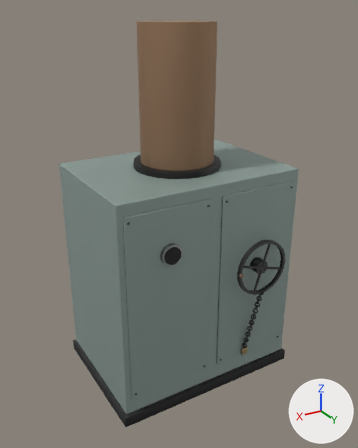
One commit to the glTF model assets/models/props/filter_unit.glb: the scene before it, then after it.
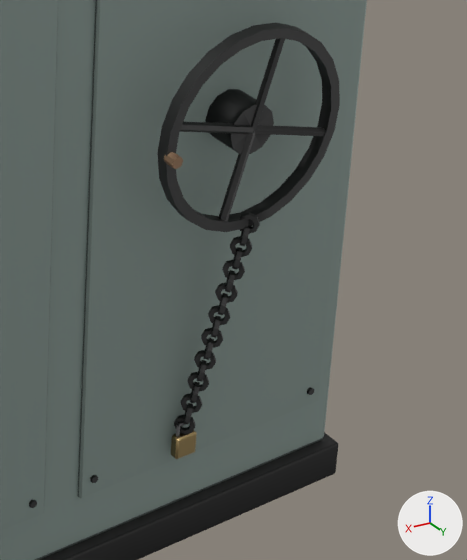
There are two pictures of each version: one whole from a camera (50 mm lens) standing at (1.69, 2.84, 2.56) and looking at (0.03, 0.07, 1.17), one close up on the part from 55% to 89% of the width and 52% to 85% of the height. Arrows for +X, +Y and +Z are at lower right; the lights stay in place. The older version's two pictures come first. Vertices at exactly the same position are counted once.

The first close-up shows 'static'.
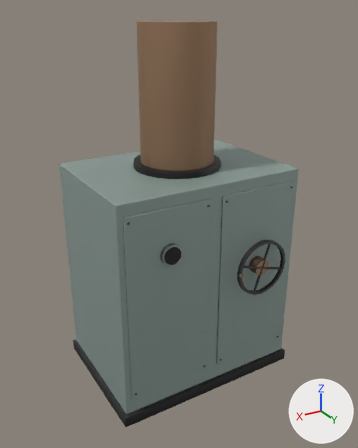
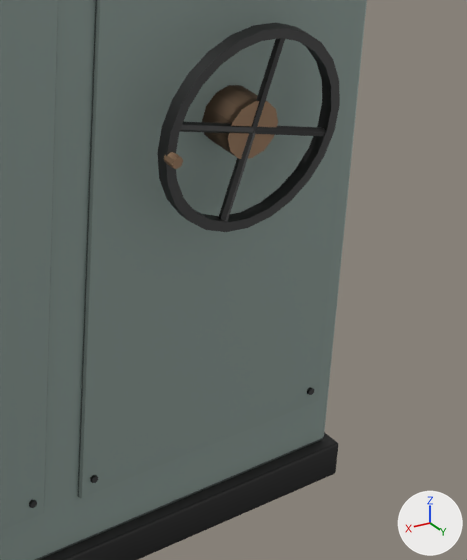
Location of each change, (x1, y1, x2, y2) in pixels of the close-ups (467 x 560 px):
```json
{"part": 1, "of": "me_static", "change": "deleted", "before": [171, 212, 260, 459]}
{"part": 2, "of": "me_static", "change": "added", "after": [202, 85, 278, 159], "on screen": "brown"}
{"part": 3, "of": "me_static", "change": "edited", "before": [34, 16, 321, 502], "after": [34, 16, 321, 502], "on screen": "looks the same"}
```

Scene script edits in JSON lines:
```json
{"block": "me_static", "where": "# used by ob_static; location = (0.0, 0.0, 0.0)"}
{"op": "remove", "block": "me_static", "code": "me_static.from_pydata(...)  # 1287 vertices, 2484 faces; spans x -0.7..0.7, y -0.5..0.59, z 0.0..2.5"}
{"op": "add", "block": "me_static", "code": "me_static.from_pydata(...)  # 640 vertices, 1200 faces; spans x -0.7..0.7, y -0.5..0.59, z 0.0..2.5"}
{"block": "me_static", "change": "me_static part 1: 21 loose pieces with 672 vertices, spanning x -0.36..-0.25, y 0.49..0.59, z 0.23..0.78, are deleted"}
{"block": "me_static", "change": "me_static part 2"}
{"block": "me_static", "change": "13 vertices are added at x -0.4..-0.28, y 0.49..0.56, z 0.89..1.01"}
{"block": "me_static", "change": "12 new vertices lie (0.0, 0.07, 0.0) away from vertices in x -0.4..-0.28, y 0.49, z 0.89..1.01"}
{"block": "me_static", "change": "48 new faces join them, mat_rusty"}
{"block": "me_static", "change": "me_static part 3: 111 kept faces spanning x -0.64..0.63, y 0.48..0.59, z 0.2..1.5 get new vertex colours"}
{"op": "remove", "block": "me_static", "code": "me_static.materials.append(mat_brass)"}
{"op": "remove", "block": "me_static", "code": "me_static.materials.append(mat_steel)"}
```
